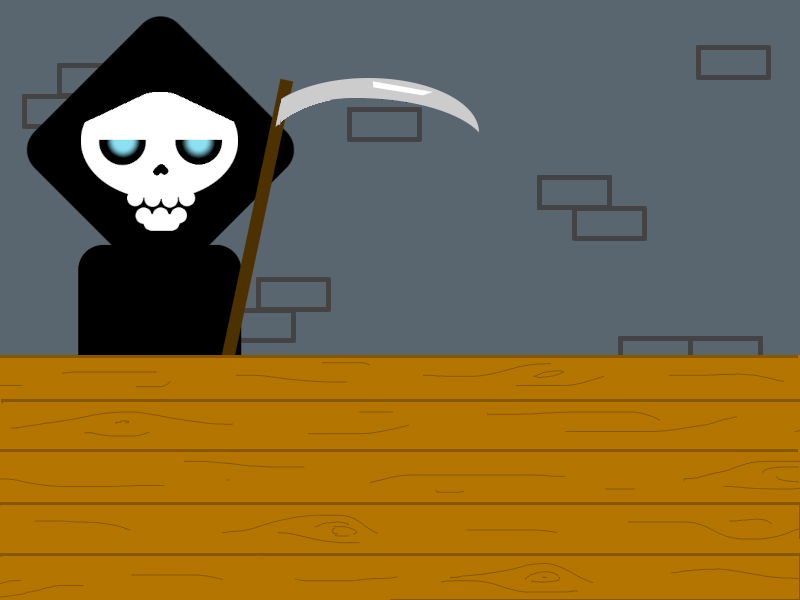
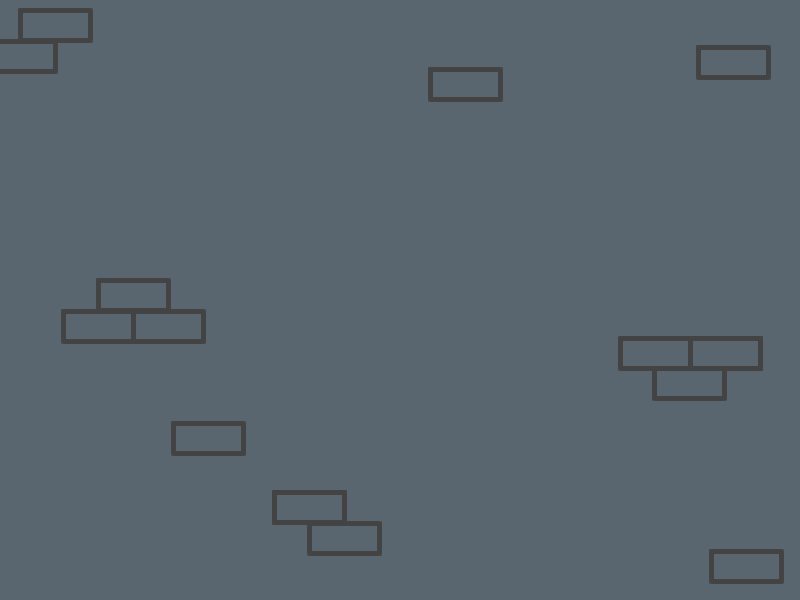
The second 800x600 image is a revision of the first. Changes to its layers:
hid "tabledetail" over (0, 362, 800, 598)
hid "table copy #1" over (0, 355, 800, 600)
hid "scythe" over (219, 78, 479, 368)
hid "DeathSmall.png" over (26, 15, 295, 380)
painted on "bricks" over (0, 8, 784, 584)
